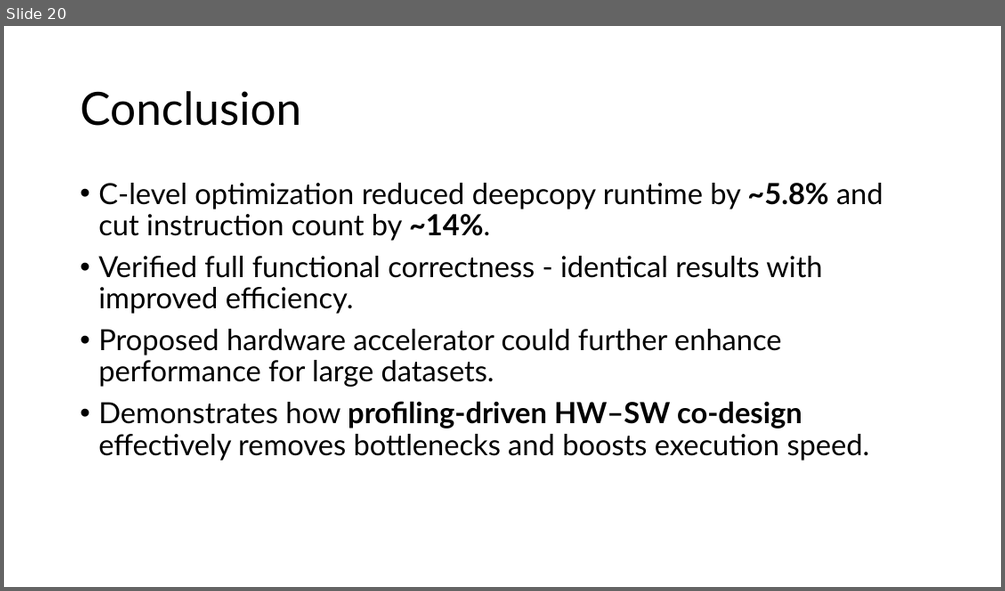
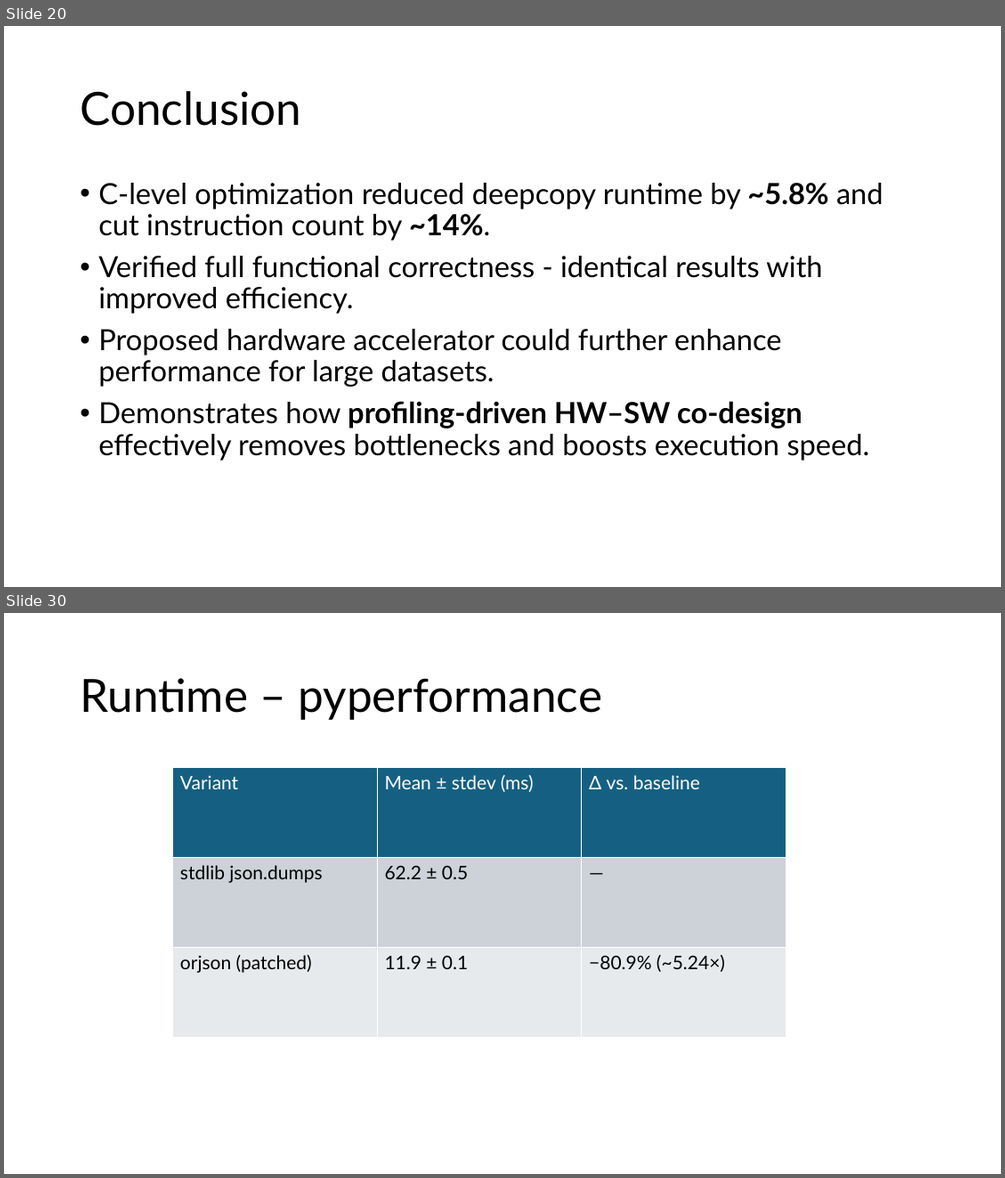
Before and after one commit to Dorknafo7/HW-SW-Co-Design-Project, a slide deck: project_presentation.pptx. Shown one above the other, each under a label of ours: slide 20 before the commit, slides 20 and 30 after it; the slides between them are not shown. The pictures are 1005x591 and 1005x1178 pixels, drawn with LibreOffice and Linux fonts; fonts in the diff are those of the drawing. Boxes give left, top, right and bottom in pixels: in the first picture for what was removed or moved away, otherwise in the second. Text is boxed around its words. In the diff, an @@ line names an element or a change of style, - is before the commit and + after.

Commit message:
ppt update - add json_dumps presentation

```diff
--- a/project_presentation.pptx
+++ b/project_presentation.pptx
@@ slide 30 added at [4,613,1001,1174], background #FFFFFF @@
@@ title added at [80,678,603,720], 44 pt, text #000000 @@
+Runtime – pyperformance
@@ table added at [173,768,785,1037], 3 rows, 3 columns @@
+Variant | Mean ± stdev (ms) | Δ vs. baseline
+stdlib json.dumps | 62.2 ± 0.5 | —
+orjson (patched) | 11.9 ± 0.1 | −80.9% (~5.24×)
```
Also in this commit, not shown: 17 other slides added.
